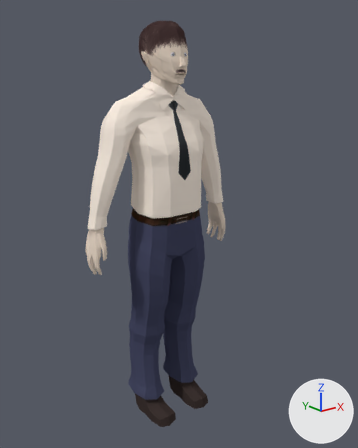
The Blender file QuadcopterDemo/Assets/Resources/SecurityGuard/Guard.blend, before and after one commit.
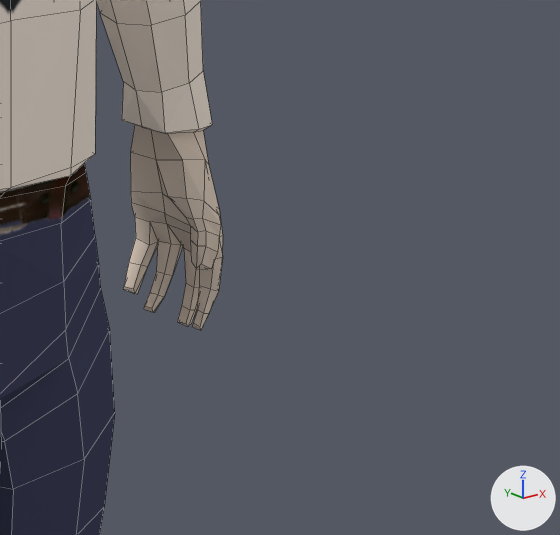
Each version appears first whole from a 50 mm camera at (-14.56, -18.99, 18.23) aimed at (0.2, -0.54, 10.84), and next in a close-up on the part from 51% to 81% of the width and 40% to 63% of the height. Lighting does not change. The marker at lower right points along +X, +Y and +Z. The close-ups show mesh edges as thin lines.
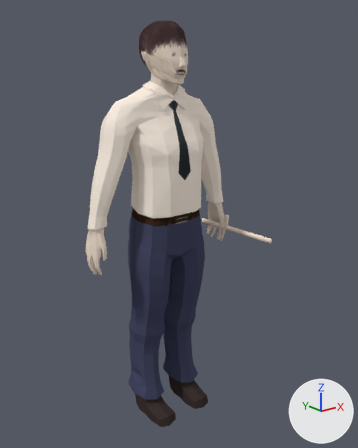
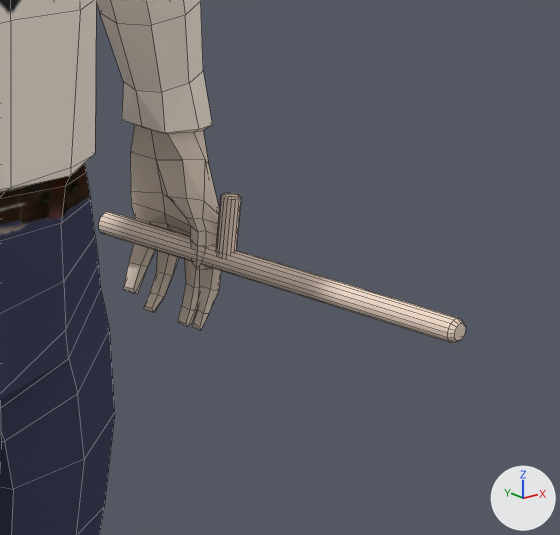
Where the change shows, as pixel boxes [x1, y1, x2, y2] in the close-ups (560 x 535 px):
```json
{"object": "Cube", "change": "reshaped, modifiers changed", "before": [0, 0, 223, 535], "after": [0, 0, 466, 535]}
{"part": 1, "of": "me_cube_002", "change": "added", "after": [99, 212, 466, 343]}
{"part": 2, "of": "me_cube_002", "change": "added", "after": [216, 193, 241, 256], "on screen": "brown"}
{"part": 3, "of": "me_cube_002", "change": "built on", "after": [127, 202, 221, 274]}
```

Scene script edits in JSON lines:
```json
{"block": "me_cube_002", "where": "# used by ob_cube; location = (-1.32, 0.0, 1.0)"}
{"op": "remove", "block": "me_cube_002", "code": "me_cube_002.from_pydata(...)  # 1043 vertices, 987 faces; spans x -3.0..1.3, y -1.5..1.7, z -0.9..19.3"}
{"op": "add", "block": "me_cube_002", "code": "me_cube_002.from_pydata(...)  # 2071 vertices, 2030 faces; spans x -3.0..5.7, y -3.1..1.7, z -0.9..19.3"}
{"block": "me_cube_002", "change": "me_cube_002 part 1: a new loose piece of 48 vertices spanning x 4.7..5.7, y -3.1..1.4, z 8.6..9.1, in mat_guard (picture img_untitled)"}
{"block": "me_cube_002", "change": "me_cube_002 part 2: a new loose piece of 48 vertices spanning x 5.0..5.2, y -0.4..-0.1, z 8.9..9.6, in mat_guard (picture img_untitled)"}
{"block": "me_cube_002", "change": "me_cube_002 part 3: 11 vertices moved within x 1.0..1.3, y -1.2..-0.7, z 17.3..17.7; 781 vertices added at x 1.3..5.6, y -1.5..1.7, z -0.9..19.3"}
{"op": "remove", "block": "ob_cube", "code": "_m = ob_cube.modifiers.new('Mirror', 'MIRROR')"}
{"op": "remove", "block": "ob_cube", "code": "_m.use_clip = True"}
{"op": "remove", "block": "ob_cube", "code": "_m.mirror_object = ob_origin"}
```
